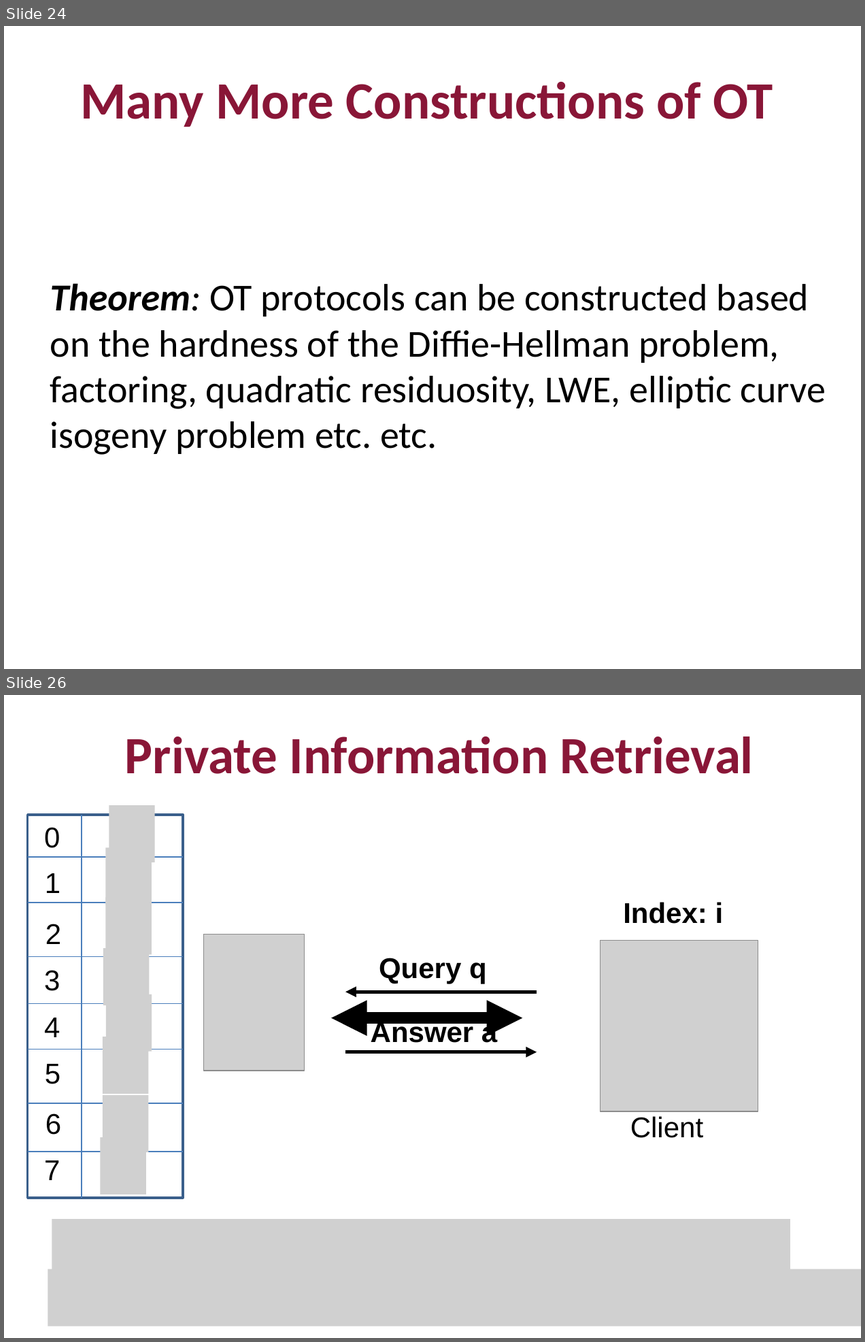
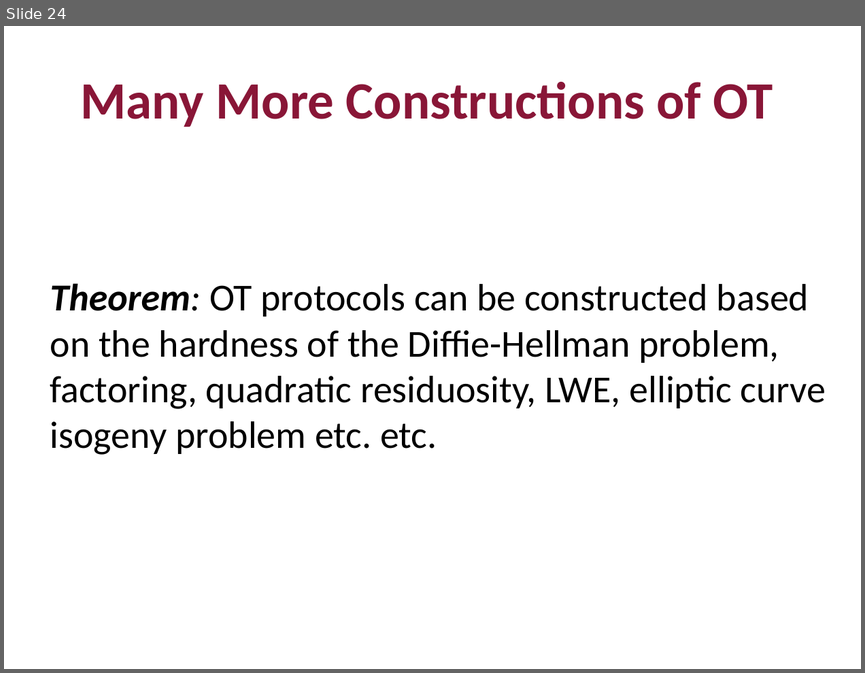
Before and after one commit to mit6875/mit6875.github.io, a slide deck: FA22SLIDES/lec21.pptx. Shown one above the other, each under a label of ours: slides 24 and 26 before the commit, slide 24 after it; the slides between them are not shown. The pictures are 865x1342 and 865x673 pixels, drawn with LibreOffice and Linux fonts; fonts in the diff are those of the drawing; grey boxes stand for pictures. Boxes give left, top, right and bottom in pixels: in the first picture for what was removed or moved away, otherwise in the second. Text is boxed around its words. In the diff, an @@ line names an element or a change of style, - is before the commit and + after.

```diff
--- a/FA22SLIDES/lec21.pptx
+++ b/FA22SLIDES/lec21.pptx
@@ slide 26 removed at (4, 695, 861, 1338), background #FFFFFF @@
@@ title removed at (125, 736, 753, 774) @@
-Private Information Retrieval
@@ text removed at (623, 902, 723, 923) @@
-Index: i
@@ picture removed at (204, 934, 304, 1070) @@
@@ picture removed at (600, 940, 758, 1111) @@
@@ double arrow removed from (331, 1018) to (522, 1018) @@
@@ group removed at (346, 957, 537, 1051): 2 arrows, 2 texts @@
-Query q
-Answer a
@@ text removed at (630, 1116, 703, 1138) @@
-Client
@@ group removed at (28, 806, 183, 1198): 8 lines, 8 texts, 8 pictures, 1 rectangle @@
-0
-1
-2
-3
-4
-5
-6
-7
@@ picture removed at (52, 1219, 789, 1276) @@
@@ picture removed at (48, 1269, 861, 1327) @@
```
Also in this commit, not shown: 1 slide changed, 14 slides added, 9 other slides removed, 1 other file.
